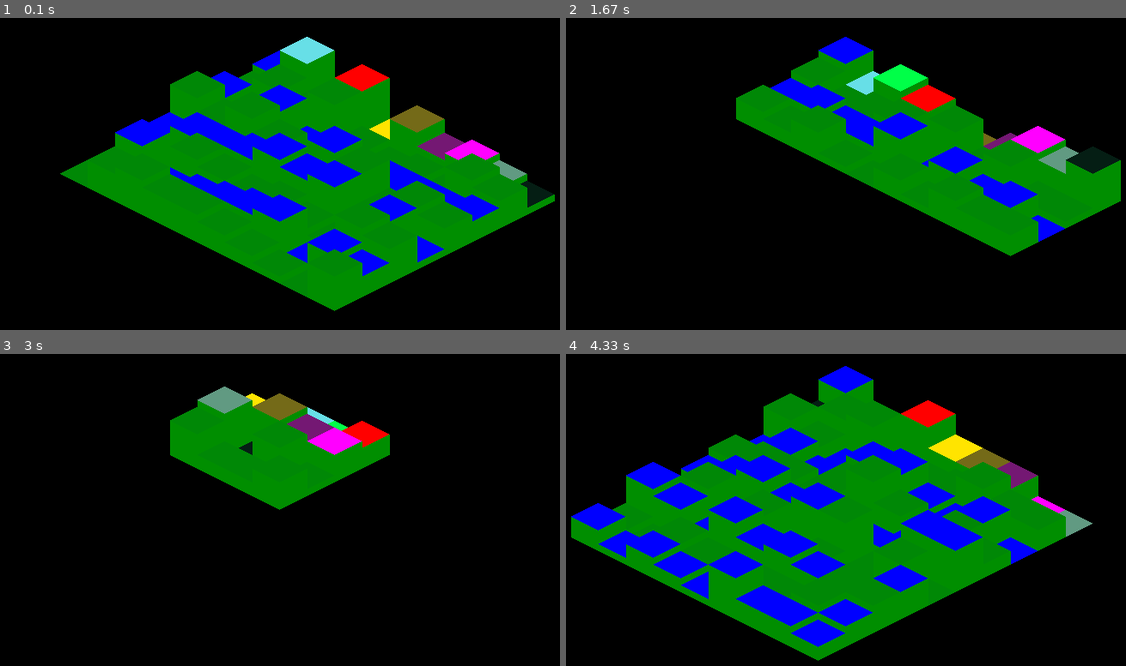
Above: before the commit, frames 1-4 (two rows, left to right).
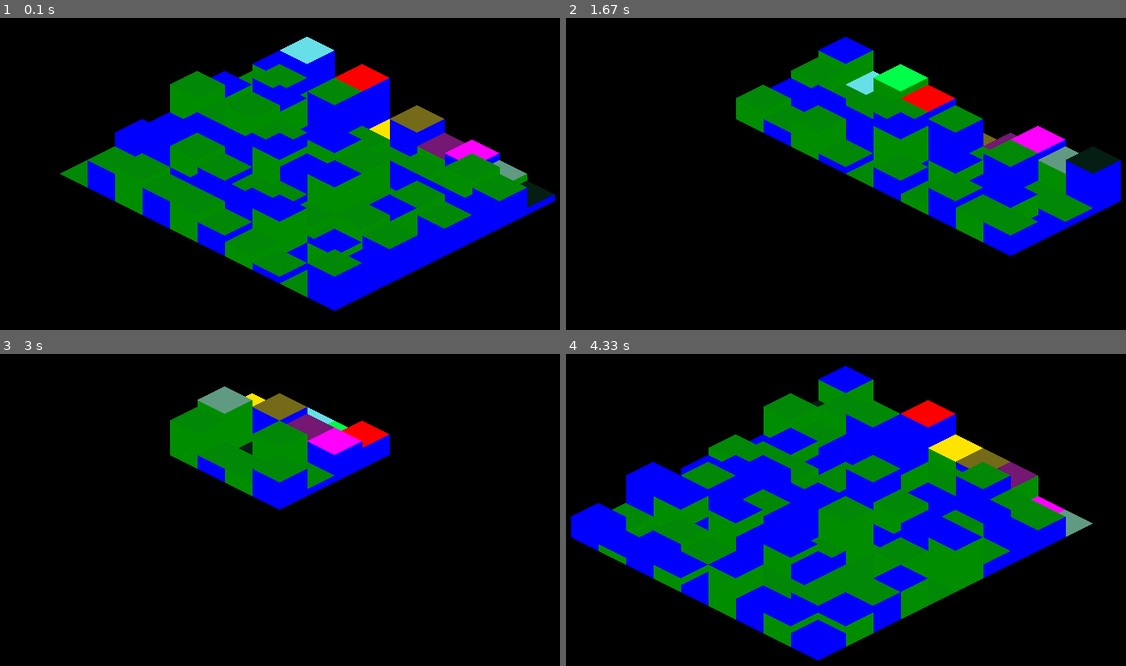
Above: after the commit, the same moments.

Repository: Zren/pyTactics
Game: pygame game, started from pyTactics.py
The game is run twice, just before and just after one commit, with the same random seed, the same clock (stepped at 60 frames per second) and the same inputs. The source is Python 2; it was converted automatically to run under Python 3.
Inputs:
- Up to frame 1 (0.1 s): no input
- Up to frame 2 (1.67 s): tap G at 0.33, 0.67, 1.07, 1.37, 1.57 s
- Up to frame 3 (3 s): tap G at 1.9, 2.2, 2.4, 2.7, 2.97 s
- Up to frame 4 (4.33 s): tap G at 3.3, 3.6, 3.73, 4.13 s

The runs differ from the first frame. In frame 1, 10% of the frame differs, in the area x 15-100%, y 10-94%; in frame 2, 5.6%; in frame 3, 2.6%; in frame 4, 10%, in the area x 0-90%, y 19-99%.

Commit message:
seperated ground + player layers in scene

Diff:
--- a/IsoTacticsEngine.py
+++ b/IsoTacticsEngine.py
@@ -14,37 +14,7 @@
 import Config, Resource
 from PyGameEngine import PyGameEngine
 
-
-
-class Cell:
-    def __init__(self, x, y, h=0, groundTextureId=0, wallTextureId=0):
-        self.x = x
-        self.y = y
-        self.h = h
-        self.groundTextureId = groundTextureId
-        self.wallTextureId = wallTextureId
-    def render(self, tileSheet, wallTileSheet):
-        dimensions = (Config.tileWidth, Config.tileHeight + self.h * Config.tileWallHeight)
-        tile = pygame.Surface(dimensions, pygame.SRCALPHA, 32)
-        tile.blit(tileSheet[self.groundTextureId], (0,0))
-        for h in range(self.h):
-            y = Config.tileHeight/2 + h * Config.tileWallHeight
-            tile.blit(wallTileSheet[self.wallTextureId], (0, y))
-        return tile
-
-
-class IsoGrid:
-    def __init__(self, dimensions, tileSheet, wallTileSheet):
-        self.width, self.height = dimensions
-        self.data = [[Cell(x,y) for y in range(self.height)] for x in range(self.width)]
-        self.tileSheet = tileSheet
-        self.wallTileSheet = wallTileSheet
-    def __getitem__(self, coord):
-        try:
-            return self.data[coord[0]][coord[1]]
-        except:
-            return self.data[coord % self.width][coord / self.width]
-    def isoGridRenderOrder(self, width, height):
+def isoGridRenderOrder(width, height):
         order = []
         col, row = 0, 0
         index = 0
@@ -63,12 +33,45 @@
                     row +=  overflow
                     col = width - 1
         return order
+
+class Unit:
+    def __init__(self):
+        self.currentAction = None
+
+class Cell:
+    def __init__(self, x, y, h=0, groundTexture=None, wallTexture=None):
+        self.x = x
+        self.y = y
+        self.h = h
+        self.groundTexture = groundTexture
+        self.wallTexture = wallTexture
+    def render(self):
+        dimensions = (Config.tileWidth, Config.tileHeight + self.h * Config.tileWallHeight)
+        tile = pygame.Surface(dimensions, pygame.SRCALPHA, 32)
+        tile.blit(self.groundTexture, (0,0))
+        for h in range(self.h):
+            y = Config.tileHeight/2 + h * Config.tileWallHeight
+            tile.blit(self.wallTexture, (0, y))
+        return tile
+
+class IsoGrid:
+    def __init__(self, dimensions, data):
+        self.width, self.height = dimensions
+        self.data = data
+        self.renderOrder = isoGridRenderOrder(self.width, self.height)
+    def __getitem__(self, coord):
+        try:
+            return self.data[coord[0]][coord[1]]
+        except:
+            return self.data[coord % self.width][coord / self.width]
     def render(self, dimensions, centerOnCell=(0,0)):
         surface = pygame.Surface(dimensions, pygame.SRCALPHA, 32)
-        for coord in self.isoGridRenderOrder(self.width, self.height):
+        for coord in self.renderOrder:
             col, row = coord
             cell = self.data[col][row]
-            tile = cell.render(self.tileSheet, self.wallTileSheet)
+            if cell == None:
+                continue
+            tile = cell.render()
             # Isometric Coordinates
             x = col * (Config.tileWidth/2) - row * (Config.tileWidth/2)
             y = col * (Config.tileHeight/2) + row * (Config.tileHeight/2)
@@ -86,9 +89,30 @@
             surface.blit(tile, (x,y))
         return surface
 
+
+class PlayerGrid(IsoGrid):
+    def __init__(self, dimensions):
+        width, height = dimensions
+        IsoGrid.__init__(self, dimensions, [[None for y in range(height)] for x in range(width)])
+
+class GroundGrid(IsoGrid):
+    def __init__(self, dimensions):
+        width, height = dimensions
+        IsoGrid.__init__(self, dimensions, [[Cell(x,y) for y in range(height)] for x in range(width)])
+
+
 class IsoScene:
-    def __init__(self, isoGrid):
-        self.isoGrid = isoGrid
+    def __init__(self, groundGrid, playerGrid):
+        self.groundGrid = groundGrid
+        self.playerGrid = playerGrid
+        self.camera = (0, 0)
+        self.layers = [self.groundGrid, self.playerGrid]
+
+    def render(self, dimensions):
+        surface = pygame.Surface(dimensions, pygame.SRCALPHA, 32)
+        for layer in self.layers:
+            surface.blit(layer.render(dimensions, self.camera), (0,0))
+        return surface
 
 class IsoTacticsEngine(PyGameEngine):
     def __init__(self, title, icon):
@@ -101,18 +125,19 @@
         self.wallTileSheet = Resource.TileSheet(Config.pathTileWalls, (64, 24))
     def setup(self):
         import random
-        isoGrid = IsoGrid((random.randint(3, 10), random.randint(3, 10)), self.tileSheet, self.wallTileSheet)
+        dimensions = (random.randint(3, 10), random.randint(3, 10))
+        isoGrid = GroundGrid(dimensions)
         n = 0
-
         for y in range(isoGrid.height):
             for x in range(isoGrid.width):
                 cell = isoGrid[(x, y)]
-                cell.groundTextureId = n
+                cell.groundTexture = self.tileSheet[n]
+                cell.wallTexture = self.wallTileSheet[n]
                 cell.h = random.randint(0, 6)
                 n += 1
-        self.screen.fill((0, 0, 0))
-        self.screen.blit(isoGrid.render(Config.resolution), (0,0))
-        self.loadScene(IsoScene(isoGrid))
+        #self.screen.fill((0, 0, 0))
+        #self.screen.blit(isoGrid.render(Config.resolution), (0,0))
+        self.loadScene(IsoScene(isoGrid, PlayerGrid(dimensions)))
 
     def keyInput(self, key):
         if key == pygame.K_ESCAPE:
@@ -121,8 +146,9 @@
             self.paused = True
         elif key == pygame.K_g:
             self.setup()
-    #def gameTick(self):
-    #    pass
+    def gameTick(self):
+        self.screen.fill((0, 0, 0))
+        self.screen.blit(self.scene.render(Config.resolution), (0, 0))
     def loadScene(self, scene):
         self.scene = scene
 
